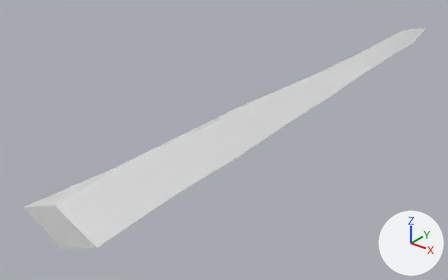
The glTF model godot/assets/waffen/modelle/messerklinge/t4_3.glb, before and after one commit.
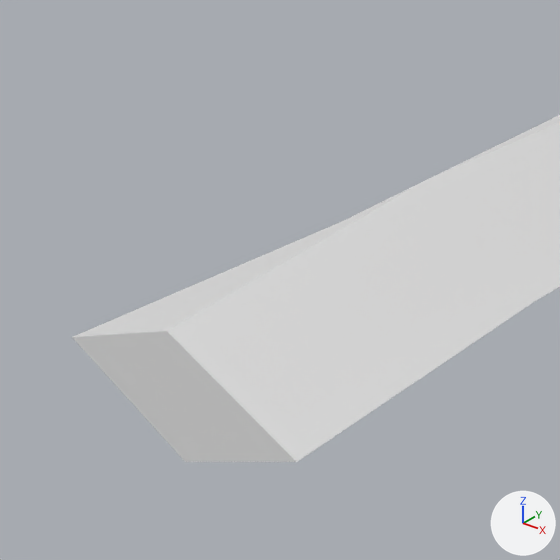
Each version is shown whole from a 50 mm lens placed at (0.1338, -0.0045, 0.1021), pointed at (-0.0205, 0.1884, -0.0175), then close up on the part from 0% to 41% of the width and 35% to 100% of the height. The axes (+X, +Y, +Z) are drawn at lower right. The lights are the same throughout. The last two pictures show the newer version. Vertices at exactly the same position are counted once.

The first close-up shows 'messerklinge_t4_3'.
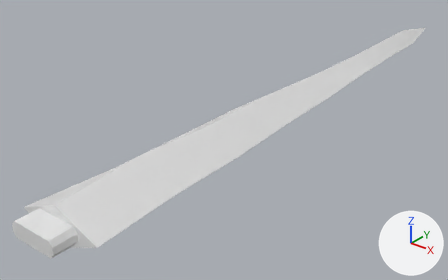
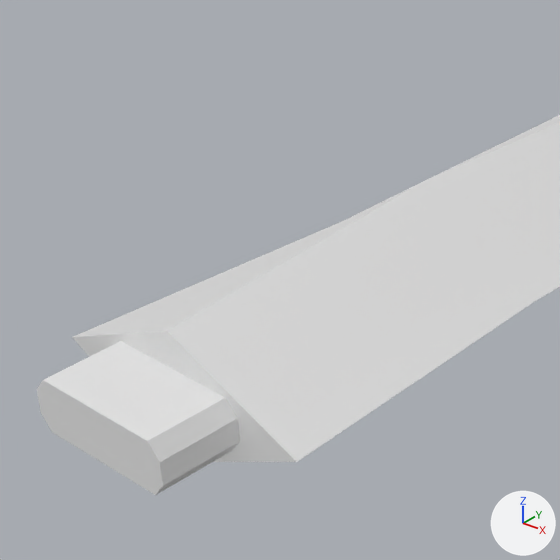
Boxes (x1, y1, x2, y2) around the edits, measured in the close-ups (560 x 560 px):
'messerklinge_t4_3', reshaped: before (72, 115, 560, 462); after (37, 115, 560, 495)
part 1 of me_messerklinge_t4_3, added: after (37, 341, 240, 495)

The change in detail:
me_messerklinge_t4_3 is used by ob_messerklinge_t4_3; location (0.0, 0.0, 0.0).
me_messerklinge_t4_3 had 33 vertices, 62 faces and spanned x -0.017..0.017, y 0.085..0.357, z -0.008..0.009.
me_messerklinge_t4_3 now has 49 vertices, 90 faces and spans x -0.017..0.017, y 0.076..0.357, z -0.008..0.009.
me_messerklinge_t4_3 part 1: a new loose piece of 16 vertices spanning x -0.009..0.009, y 0.076..0.088, z -0.003..0.003, in mat_eis (white #e7e7e7).
